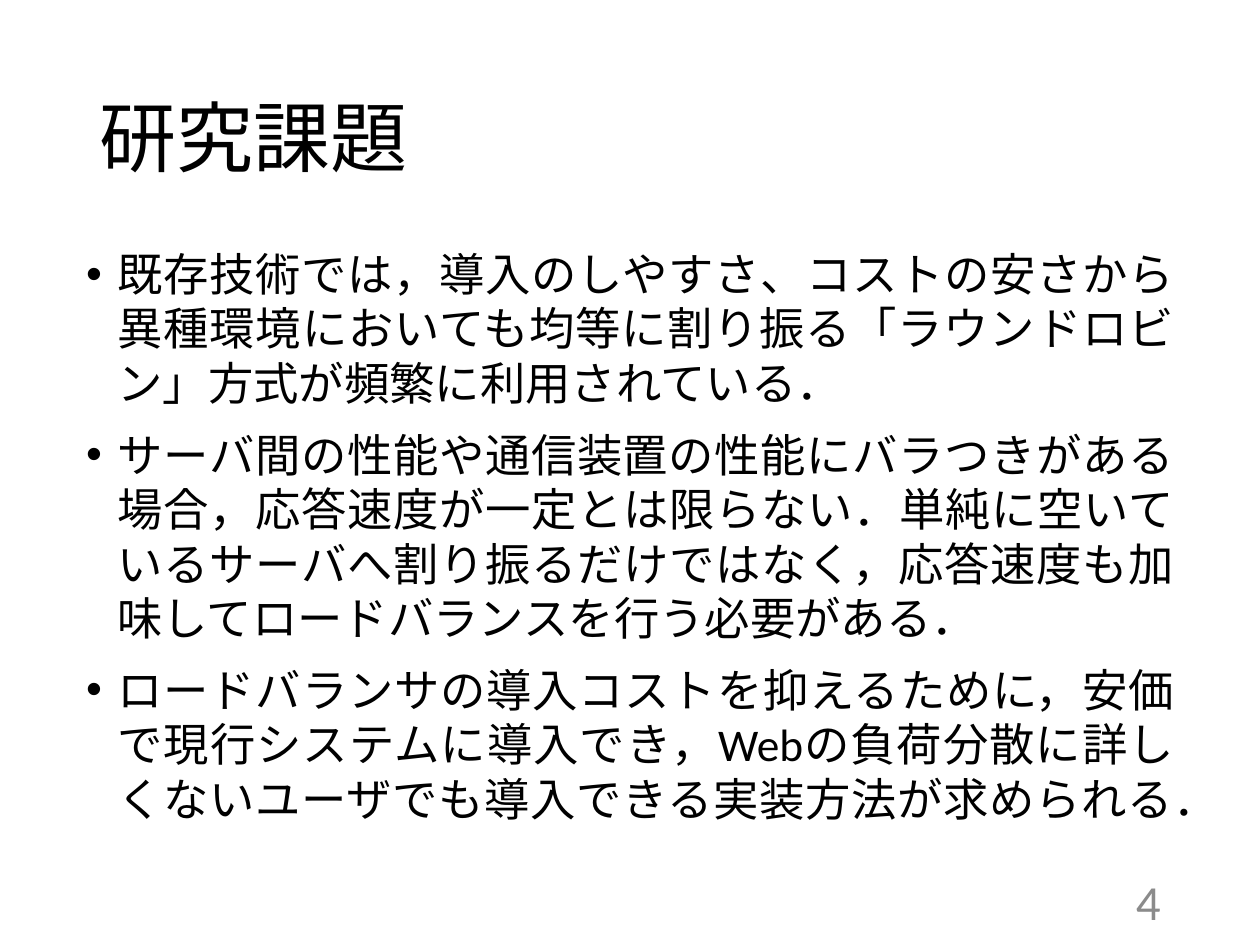
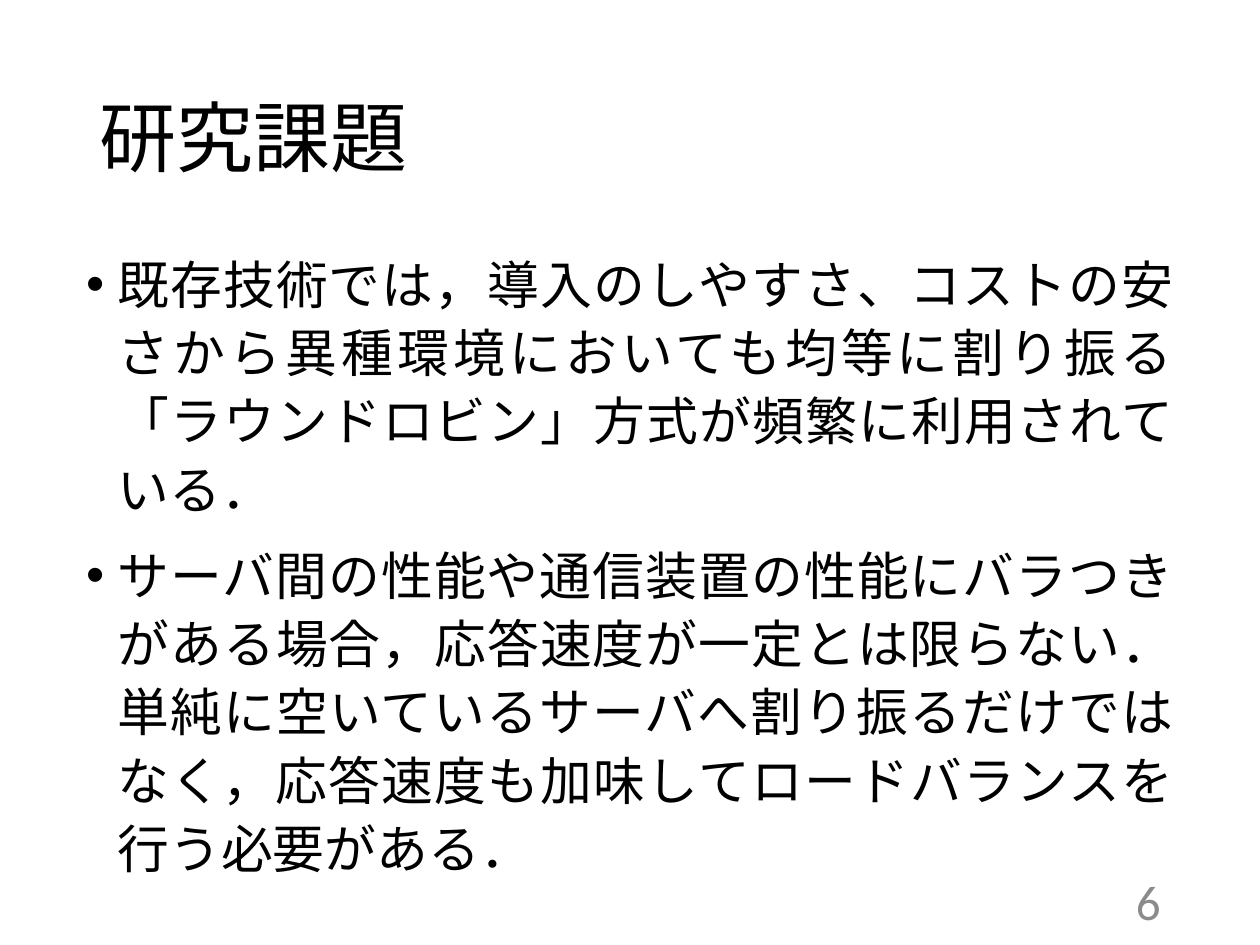
Before and after one commit to kait-takanolab/1821086_matsuo_thesis, a slide deck: slide 6 of 発表用/1821086_卒業研究発表会.pptx (slide 4 before the commit). Drawn at 1260x945 pixels with LibreOffice and Linux fonts; fonts in the diff are those of the drawing. Boxes give left, top, right and bottom in pixels: in the first picture for what was removed or moved away, otherwise in the second. Text is boxed around its words. In the diff, an @@ line names an element or a change of style, - is before the commit and + after.

```diff
--- a/発表用/1821086_卒業研究発表会.pptx
+++ b/発表用/1821086_卒業研究発表会.pptx
@@ text "既存技術では，導入のしやすさ、コストの安さから異種環境においても均等に割り振る「ラウンドロビン」方式が頻繁に利用されてい ..." at [118, 260, 1174, 806]: size 25.9 to 29.6 pt; line spacing 1 to 1.1 @@
@@ text at [118, 669, 1174, 766]: paragraph removed @@
-• ロードバランサの導入コストを抑えるために，安価で現行システムに導入でき，Webの負荷分散に詳しくないユーザでも導入できる実装方法が求められる．
@@ page number at [1136, 887, 1161, 920]: text changed @@
-4
+6
```
Also in this commit, not shown: 4 other slides changed, 3 slides added, 3 slides removed, 1 other file.
